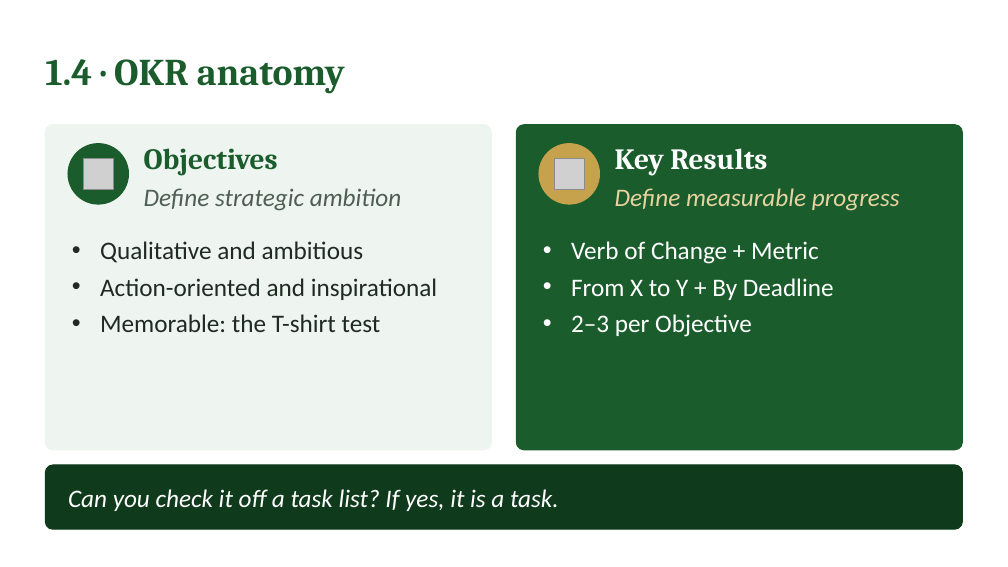
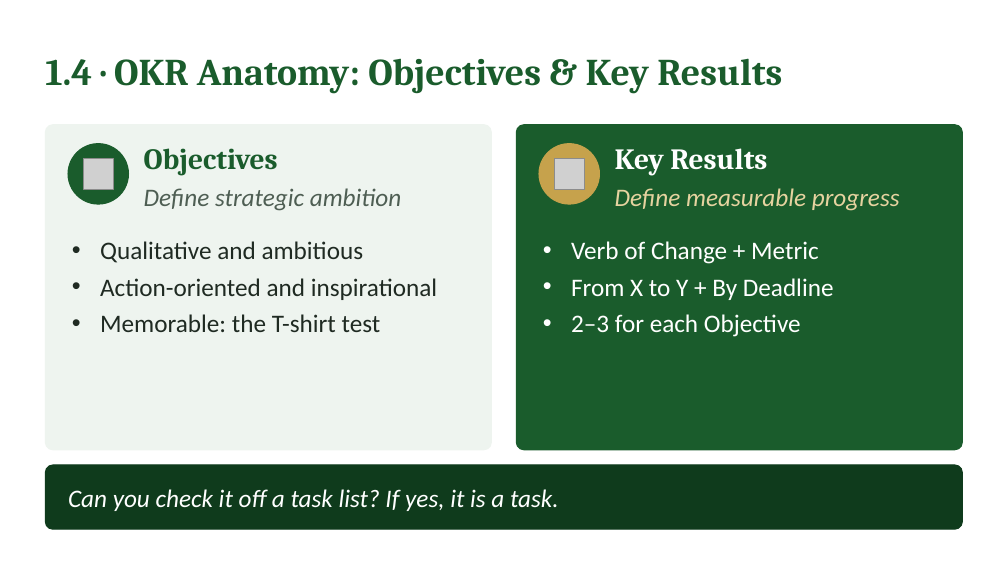
Before and after one commit to IBSL26/ibsl-platform, a slide deck: slide 8 of Unit decks/Unit 03 - SiP KISS Mapping & OKR Definition.pptx. Drawn at 1008x567 pixels with LibreOffice and Linux fonts; fonts in the diff are those of the drawing; grey boxes stand for pictures. Boxes give left, top, right and bottom in pixels: in the first picture for what was removed or moved away, otherwise in the second. Text is boxed around its words. In the diff, an @@ line names an element or a change of style, - is before the commit and + after.

```diff
--- a/Unit decks/Unit 03 - SiP KISS Mapping & OKR Definition.pptx
+++ b/Unit decks/Unit 03 - SiP KISS Mapping & OKR Definition.pptx
@@ text at <box>45,58,782,93</box>: text changed @@
-1.4 · OKR anatomy
+1.4 · OKR Anatomy: Objectives & Key Results
@@ text at <box>571,314,801,337</box>: text changed @@
-• 2–3 per Objective
+• 2–3 for each Objective
```
Also in this commit, not shown: 12 other slides changed, 17 slides added, 12 slides removed, 26 other files.
